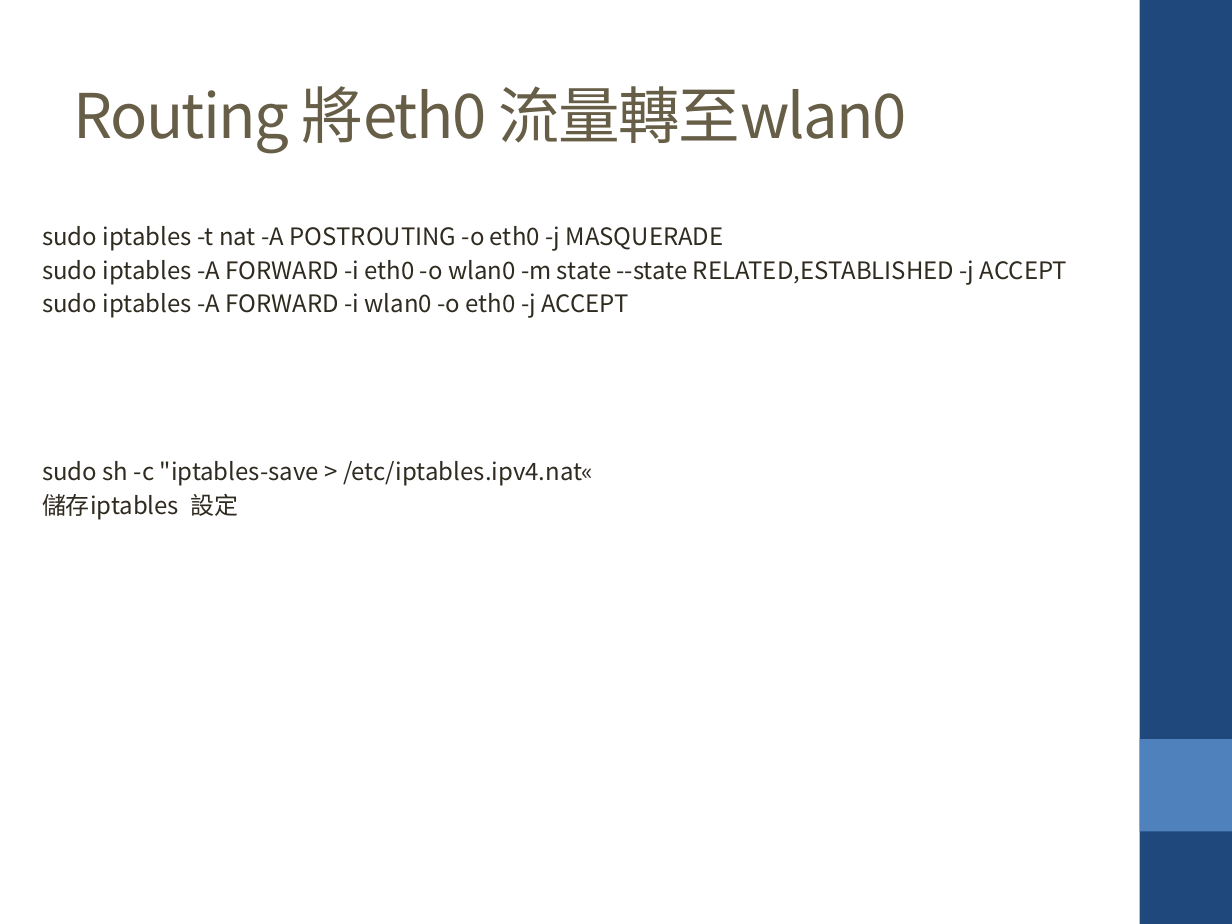
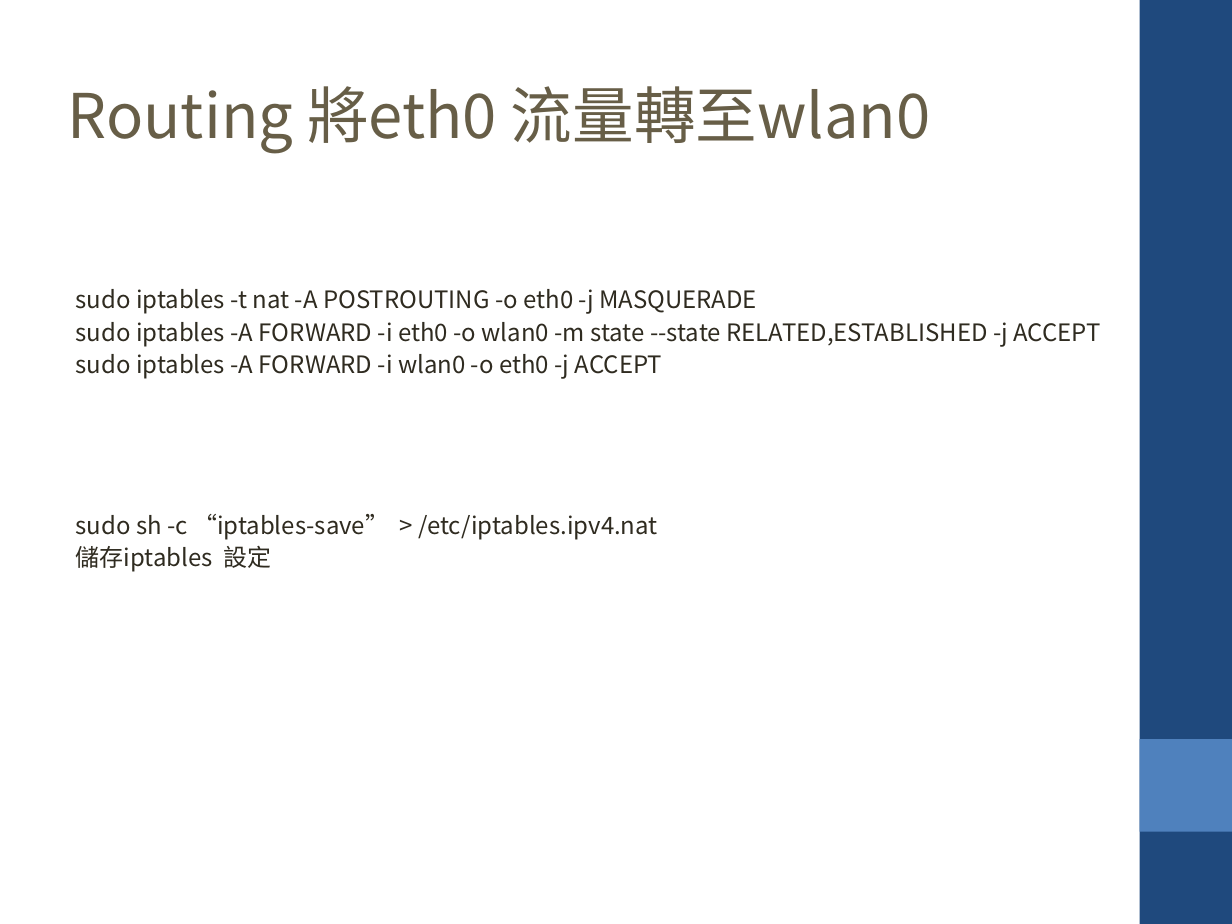
Before and after one commit to krnick/AP_MODE, a slide deck: slide 10 of 設定wifi ap_repeater.pptx. Drawn at 1232x924 pixels with LibreOffice and Linux fonts; fonts in the diff are those of the drawing. Boxes give left, top, right and bottom in pixels: in the first picture for what was removed or moved away, otherwise in the second. Text is boxed around its words. In the diff, an @@ line names an element or a change of style, - is before the commit and + after.

```diff
--- a/設定wifi ap_repeater.pptx
+++ b/設定wifi ap_repeater.pptx
@@ text "Routing 將eth0 流量轉至wlan0" at [68, 86, 931, 154]: letter spacing -1 to 0 pt @@
@@ text "sudo iptables -t nat -A ...": place and size @@
-text "sudo iptables -t nat -A ..." at [42, 226, 1067, 520]
+text "sudo iptables -t nat -A ..." at [75, 289, 1100, 572]
@@ text at [75, 289, 1100, 572]: indent changed @@
@@ text at [75, 514, 658, 540]: text changed @@
-sudo sh -c "iptables-save > /etc/iptables.ipv4.nat«
+sudo sh -c “iptables-save” > /etc/iptables.ipv4.nat
```
Also in this commit, not shown: 17 other slides changed, 1 slide added, 1 other file.
